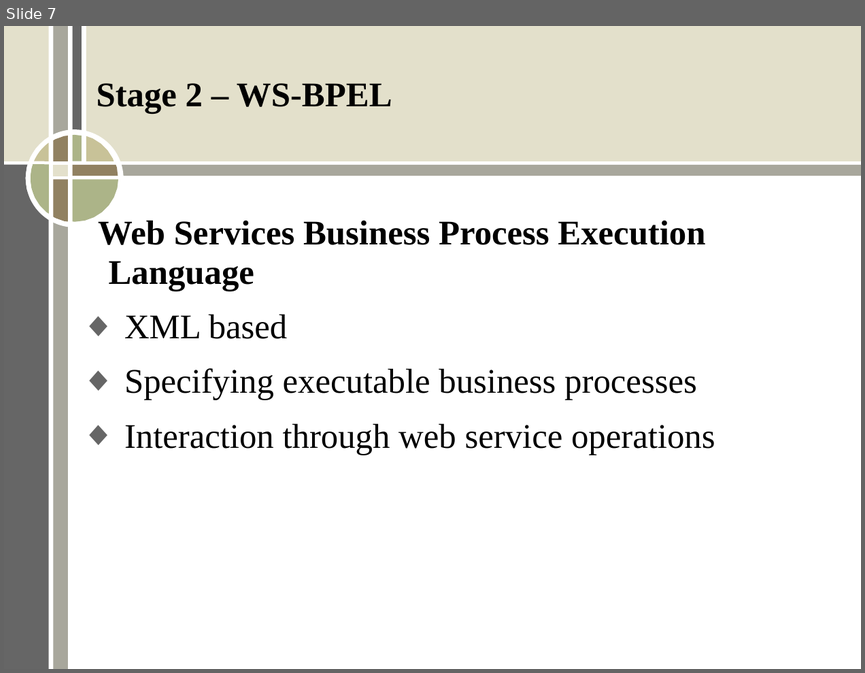
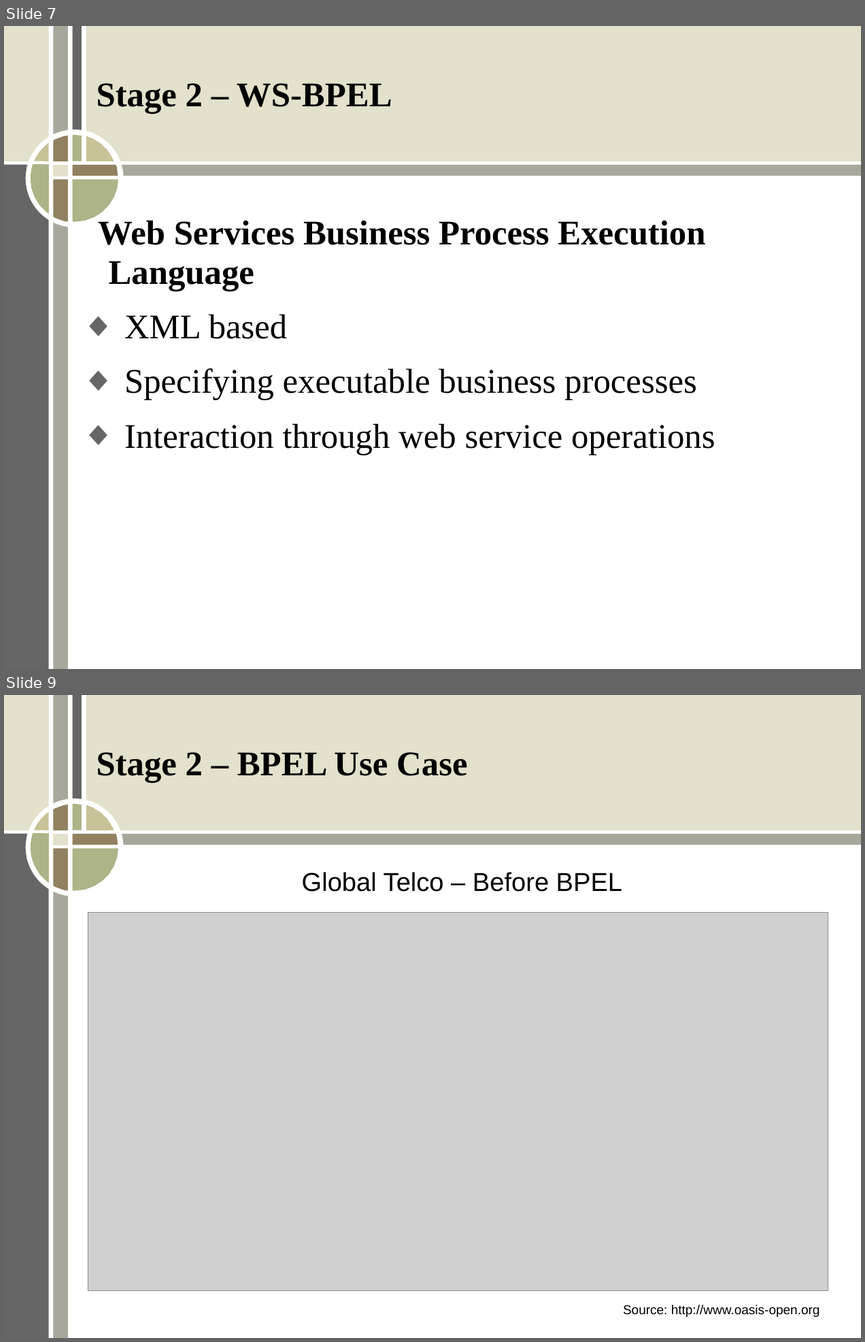
Before and after one commit to ERit/aic_group2_topic1, a slide deck: Stage2.ppt. Shown one above the other, each under a label of ours: slide 7 before the commit, slides 7 and 9 after it; the slides between them are not shown. The pictures are 865x673 and 865x1342 pixels, drawn with LibreOffice and Linux fonts; fonts in the diff are those of the drawing; grey boxes stand for pictures. Boxes give left, top, right and bottom in pixels: in the first picture for what was removed or moved away, otherwise in the second. Text is boxed around its words. In the diff, an @@ line names an element or a change of style, - is before the commit and + after.

```diff
--- a/Stage2.ppt
+++ b/Stage2.ppt
@@ slide 9 added at (x1=4, y1=695, x2=861, y2=1338), background #FFFFFF; not listed: 17 template elements that a slide beside it also shows @@
@@ text added at (x1=96, y1=752, x2=467, y2=782), 32 pt, text #000000, bold @@
+Stage 2 – BPEL Use Case
@@ text added at (x1=302, y1=872, x2=622, y2=892), 24 pt, text #000000 @@
+Global Telco – Before BPEL
@@ picture added at (x1=88, y1=913, x2=828, y2=1291) @@
@@ text added at (x1=623, y1=1304, x2=820, y2=1317), 12 pt, text #000000 @@
+Source: http://www.oasis-open.org
```
Also in this commit, not shown: 1 slide changed, 2 other slides added, 1 other file.
